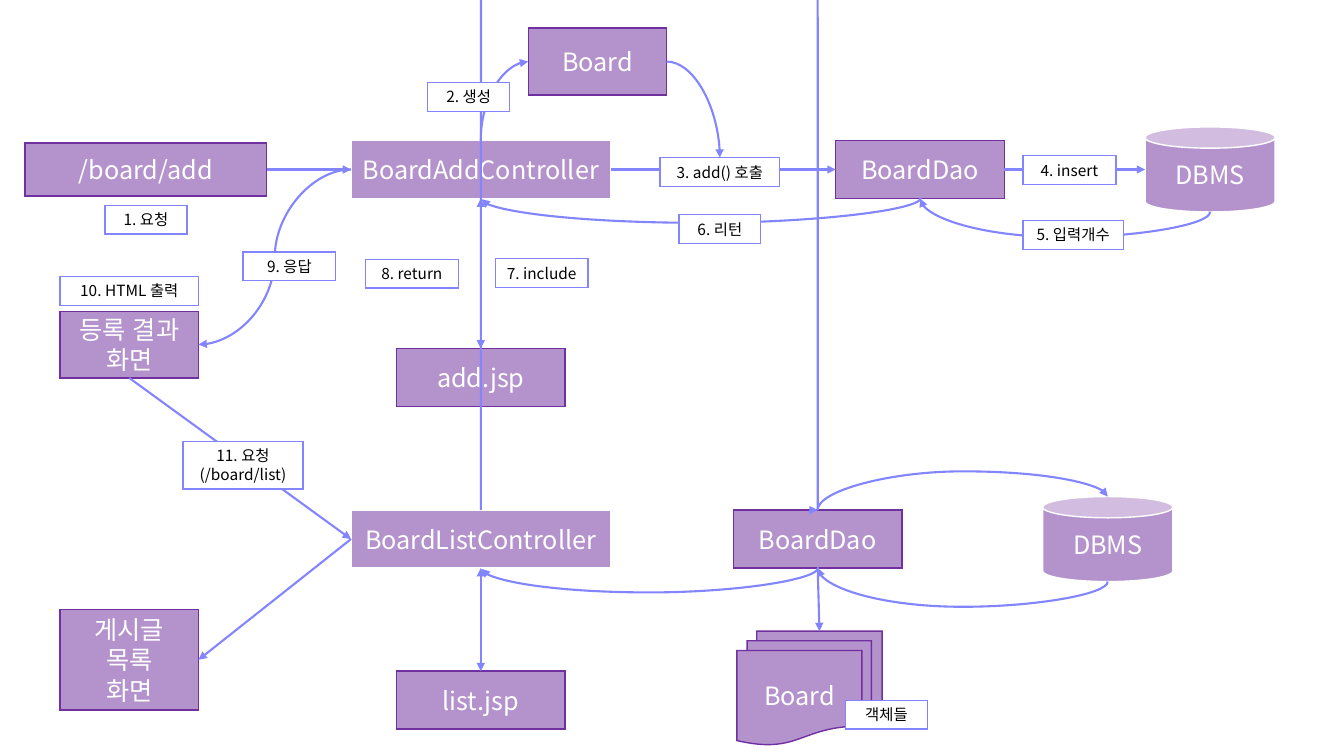
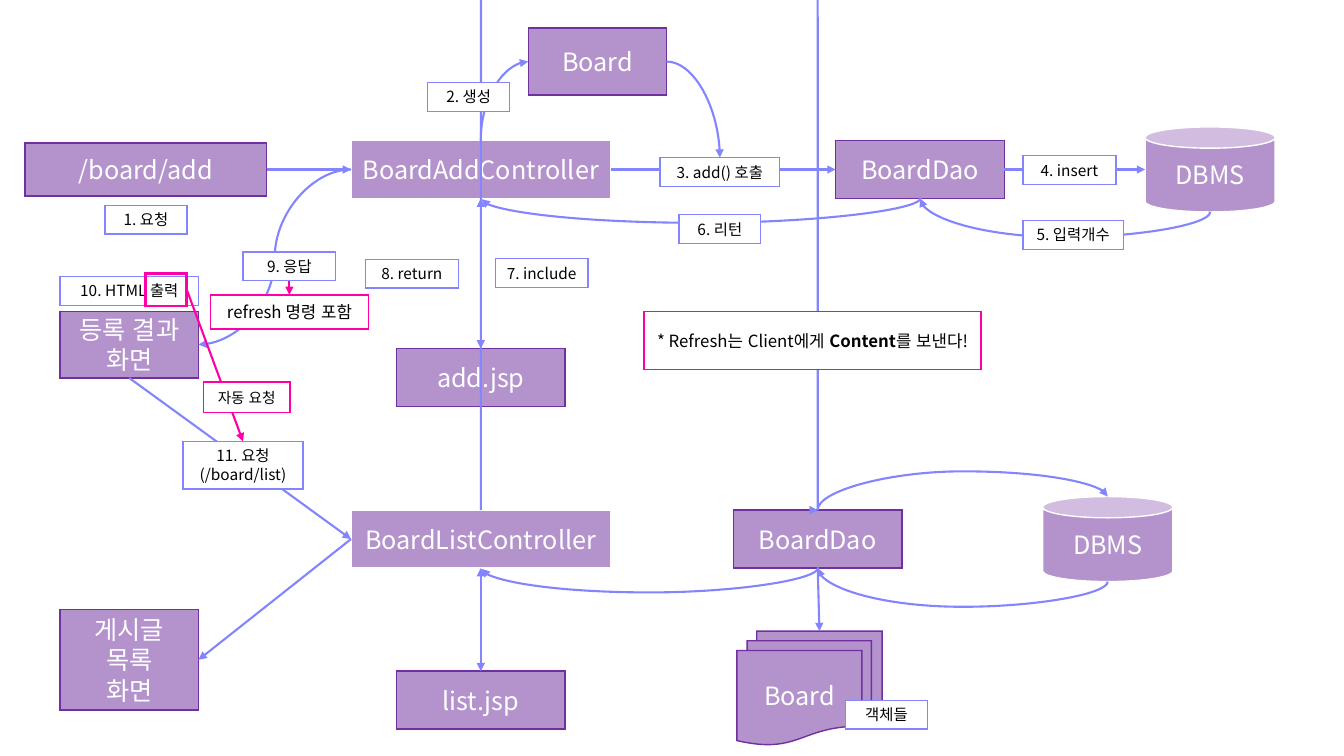
Before and after one commit to Dingadung/2022-study-workspace, a slide deck: slide 55 of study-note/데이터베이스/2022-09-26 내용정리.pptx. Drawn at 1344x756 pixels with LibreOffice and Linux fonts; fonts in the diff are those of the drawing. Boxes give left, top, right and bottom in pixels: in the first picture for what was removed or moved away, otherwise in the second. Text is boxed around its words. In the diff, an @@ line names an element or a change of style, - is before the commit and + after.

```diff
--- a/study-note/데이터베이스/2022-09-26 내용정리.pptx
+++ b/study-note/데이터베이스/2022-09-26 내용정리.pptx
@@ rectangle added at <box>145,274,187,307</box>, outline #FF00A8 2 pt @@
@@ arrow added from (187, 290) to (243, 442), #FF00A8 1.5 pt @@
@@ rectangle added at <box>211,295,369,330</box>, fill #FFFFFF, outline #FF00A8 1 pt, 12 pt, text #000000 @@
+refresh 명령 포함
@@ arrow added from (289, 281) to (289, 295), #FF00A8 1.5 pt @@
@@ rectangle added at <box>644,312,981,370</box>, fill #FFFFFF, outline #FF00A8 1 pt, 12 pt, text #000000 @@
+* Refresh는 Client에게 Content를 보낸다!
@@ rectangle added at <box>204,382,290,412</box>, fill #FFFFFF, outline #FF00A8 1 pt, 10.5 pt, text #000000 @@
+자동 요청
```
Also in this commit, not shown: 2 other slides changed, 1 slide added.
